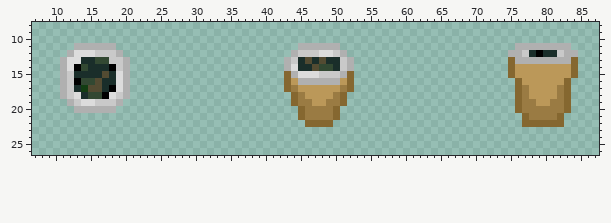
Sprite sheet, stored at Assets/Joseph/physics object sprites/trashcan.png. The picture above is the old version.
The file is 96x32 pixels. Shown: x 7..87, y 8..26.
And afterwards:
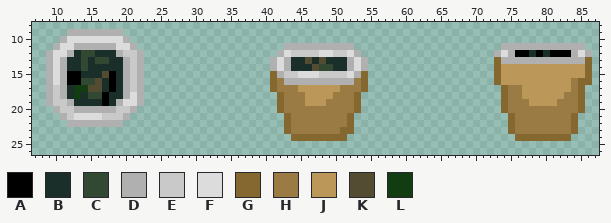
Palette (. is transparent): A #000000  B #1a2e2a  C #324832  D #b0b0b0  E #c9c9c9  F #dcdcdc  G #856730  H #9a7b43  J #bb9859  K #534b32  L #123d12
Edits made:
Changed rows in their new state; - is an unchanged pixel.
first column x 9:
 9 ---DDDDDDDD-------------------------------------------------------------------
10 --DFFFFFFFFD------------------------------------------------------------------
11 -DFF------FFD---------------------DD------DD---------------------DD--------DD-
12 DFF-BCCBBB-EED-------------------DFE------EFD-------------------DF-AA---AAA-FD
13 DF-BBC---BB-ED------------------DF-B------B-FD------------------GDD--------DDG
14 DF-BB----BB-ED------------------DF-B------B-FD------------------GJJ--------JJG
15 DF-AA----AB-ED------------------GDEE------EFDG------------------GJJ--------JJG
16 DF-A-----AB-ED------------------GHDD------DDHG------------------GJJJ------JHGG
17 DE-BL-----B-ED------------------GHH--------HHG-------------------GHHJ----JJHG-
18 DE-BL----BB-FD-------------------GHH------HHG--------------------GHHJ----JHHG-
19 DEE-BBBBAB-FFD-------------------GHH-J----HHG--------------------GHH-J--J-HHG-
20 -DEE------EED--------------------GHHH----HHHG--------------------GHH------HHG-
21 --DEFFFFEEED----------------------GHH----HHG----------------------GHH----HHG--
22 ---DDDDDDDD-----------------------GHHHHHHHHG----------------------GHHHHHHHHG--
23 ----------------------------------GHHHHHHHGG----------------------GHHHHHHHHG--
24 -----------------------------------GGGGGGGG------------------------GGGGGGGG---
Pixel boxes of the changes (left, top, right, bottom) in both pictures:
changed: (46, 29, 144, 127)
changed: (270, 43, 368, 141)
changed: (494, 43, 592, 141)
